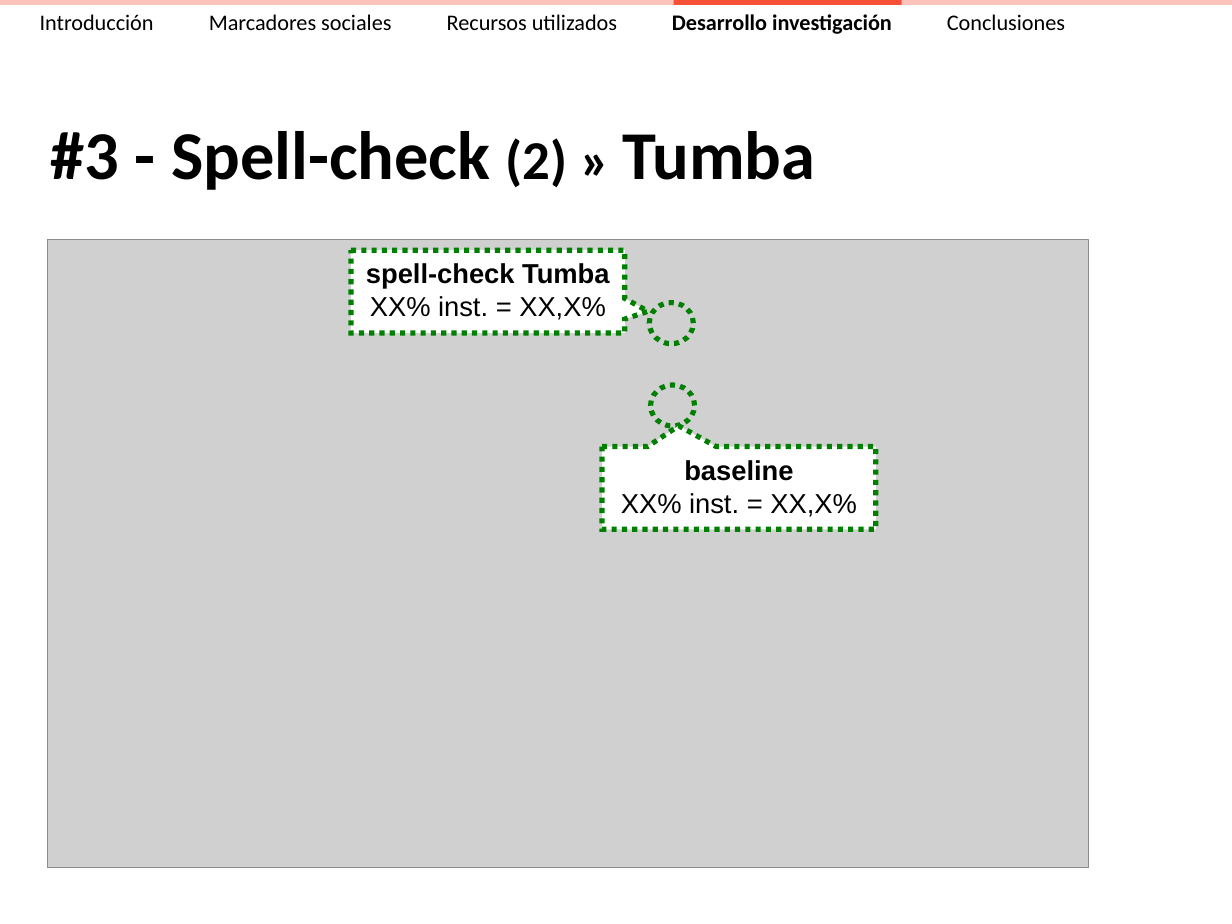
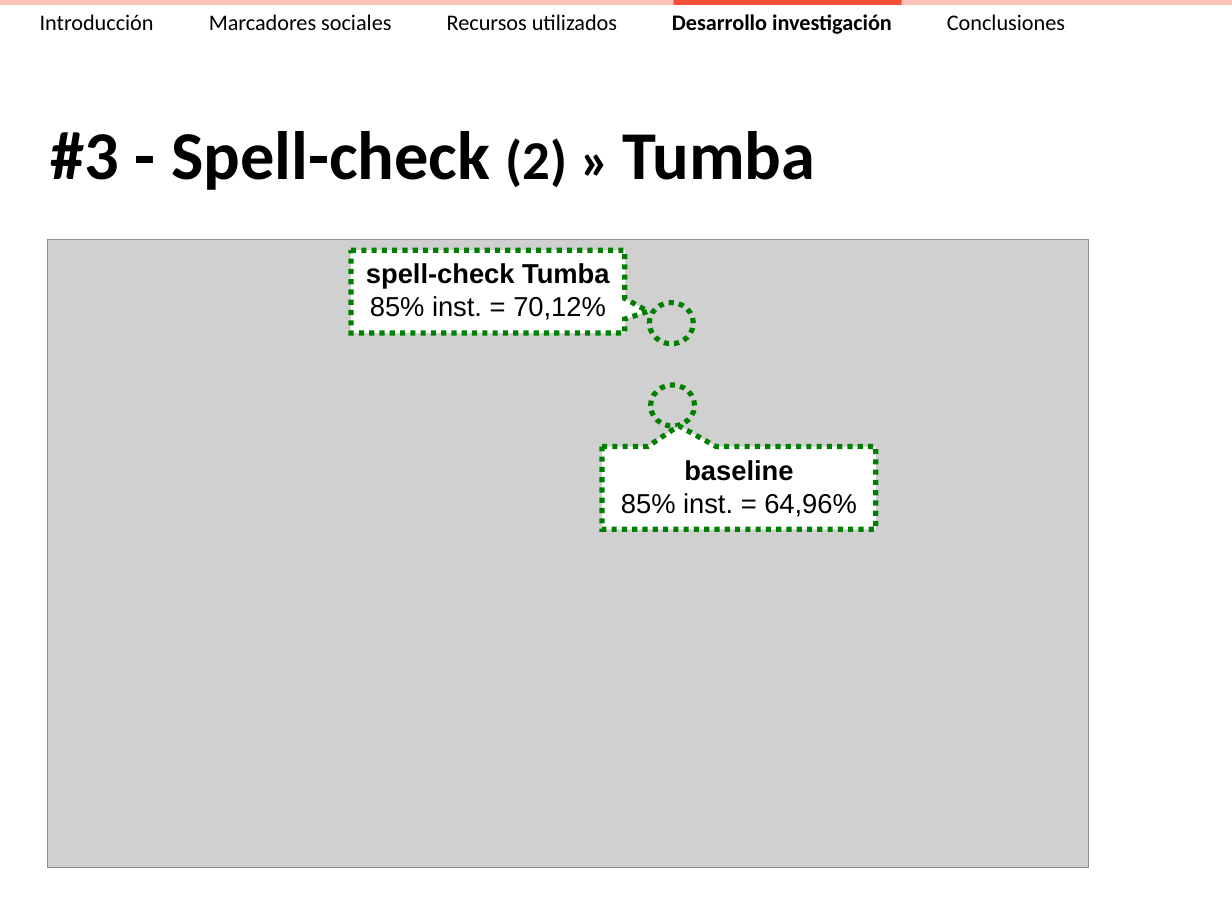
Before and after one commit to ak907kenai/nicotournetesis, a slide deck: slide 38 of docs_trunk/Presentación/Nicolás Tourné - Presentación Tesis (v2.3).ppt. Drawn at 1232x924 pixels with LibreOffice and Linux fonts; fonts in the diff are those of the drawing; grey boxes stand for pictures. Boxes give left, top, right and bottom in pixels: in the first picture for what was removed or moved away, otherwise in the second. Text is boxed around its words. In the diff, an @@ line names an element or a change of style, - is before the commit and + after.

```diff
--- a/docs_trunk/Presentación/Nicolás Tourné - Presentación Tesis (v2.3).ppt
+++ b/docs_trunk/Presentación/Nicolás Tourné - Presentación Tesis (v2.3).ppt
@@ text in speech box at bbox=[366, 263, 609, 320]: text changed @@
-spell-check Tumba
-XX% inst. = XX,X%
+spell-check Tumba
+85% inst. = 70,12%
@@ text in speech box at bbox=[621, 460, 857, 517]: text changed @@
-baseline
-XX% inst. = XX,X%
+baseline
+85% inst. = 64,96%
```
Also in this commit, not shown: 6 other slides changed.
